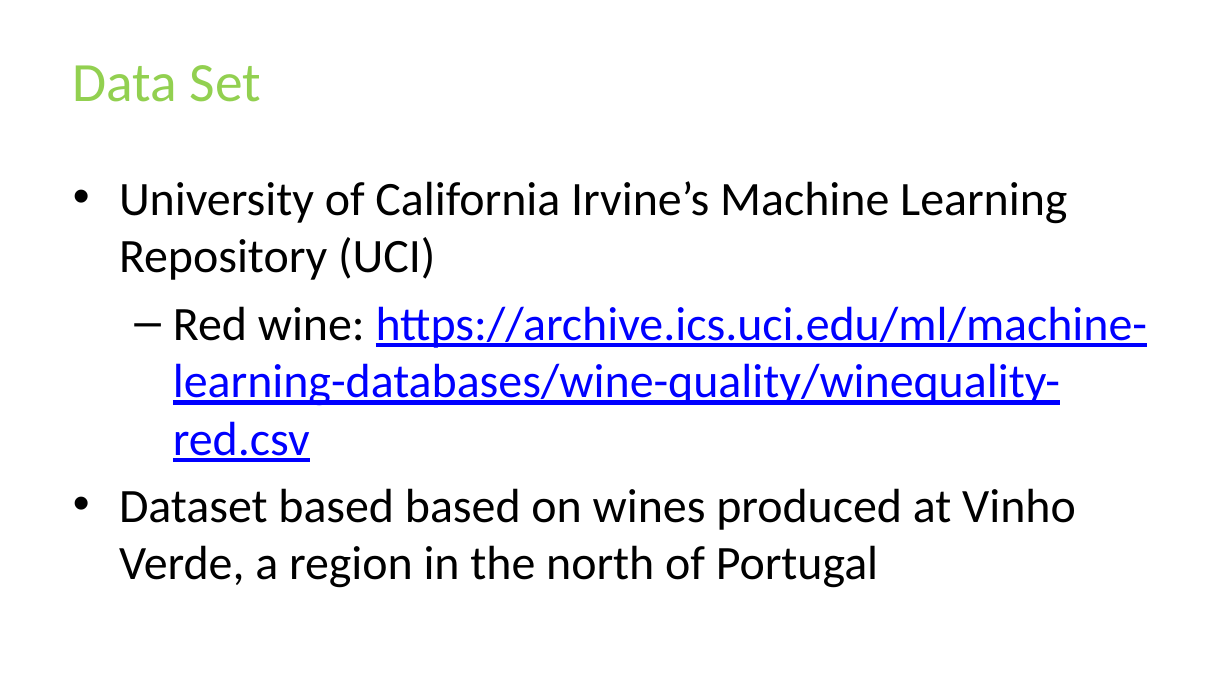
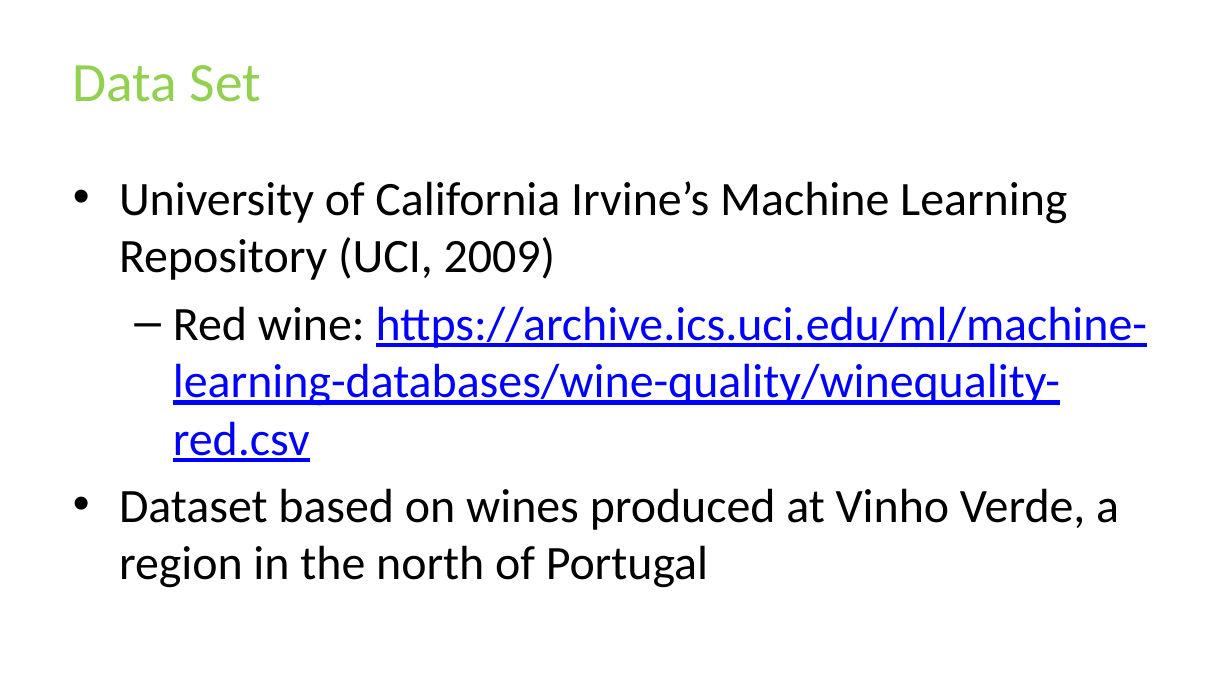
Before and after one commit to tlferrill/Ferrill_DSC530, a slide deck: slide 3 of DSC530_Final_T_Ferrill.pptx. Drawn at 1232x693 pixels with LibreOffice and Linux fonts; fonts in the diff are those of the drawing; background and template pictures are left out. Boxes give left, top, right and bottom in pixels: in the first picture for what was removed or moved away, otherwise in the second. Text is boxed around its words. In the diff, an @@ line names an element or a change of style, - is before the commit and + after.

```diff
--- a/DSC530_Final_T_Ferrill.pptx
+++ b/DSC530_Final_T_Ferrill.pptx
@@ text at [119,181,1067,280]: text changed @@
-• University of California Irvine’s Machine Learning Repository (UCI)
+• University of California Irvine’s Machine Learning Repository (UCI, 2009)
@@ text at [119,488,1119,588]: text changed @@
-• Dataset based based on wines produced at Vinho Verde, a region in the north of Portugal
+• Dataset based on wines produced at Vinho Verde, a region in the north of Portugal
```
Also in this commit, not shown: 4 other slides changed.
